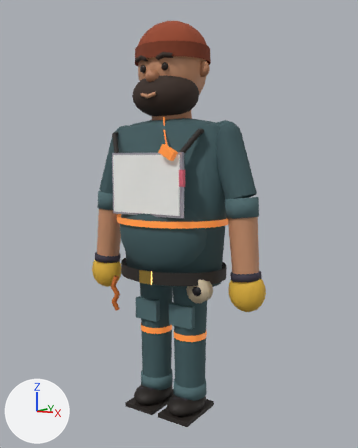
An edit to the Blender file Art/Source/Characters/Marcelo/SK_CHR_Marcelo_Blockout.blend, drawn before and after from the same camera.
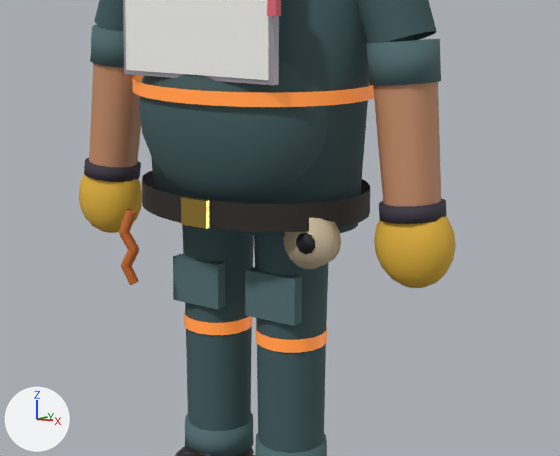
Each version is shown whole from a 50 mm camera at (1.421, -2.118, 1.304) aimed at (0.029, 0.014, 0.98), then close up on the part from 16% to 88% of the width and 40% to 87% of the height. The lights are fixed; the arrows at lower left show +X, +Y and +Z. The older version's two pictures come first.

Objects in the first close-up: 'SK_CHR_Marcelo', 'SK_CHR_Marcelo_Luvas', 'SM_PRP_Quadro'.
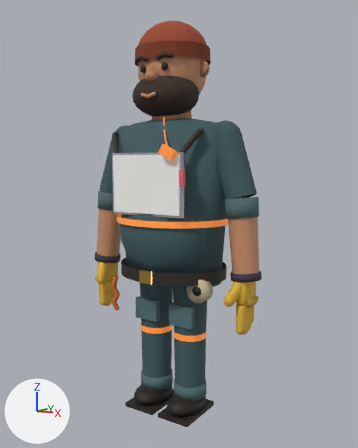
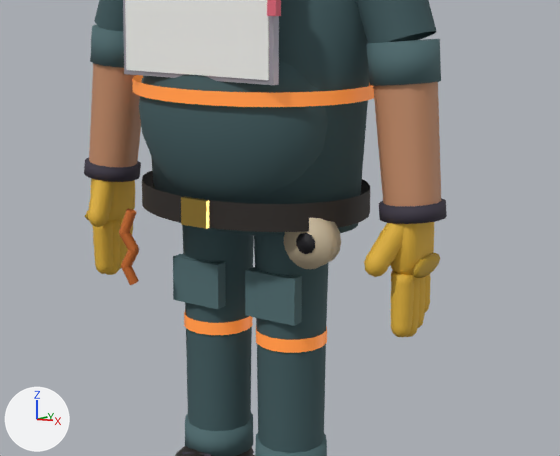
The edits, one by one:
Material 'MAT_CHR_Marcelo_Reforco' (mat_mat_chr_marcelo_reforco) is new.
Its base color is (0.527, 0.323, 0.0232) (yellow #c09a2a).
Its roughness is 0.7.
me_sk_chr_marcelo_luvas is used by ob_sk_chr_marcelo_luvas; location (0.0, 0.0, 0.0).
me_sk_chr_marcelo_luvas had 348 vertices, 352 faces and spanned x -0.528..0.528, y -0.096..0.052, z 0.593..0.79.
me_sk_chr_marcelo_luvas now has 1284 vertices, 1360 faces and spans x -0.504..0.504, y -0.147..0.054, z 0.482..0.79.
me_sk_chr_marcelo_luvas part 1: a new loose piece, a UV sphere (12 segments, 4 rings, poles along x) spanning x 0.458..0.474, y -0.091..0.049, z 0.622..0.669, in mat_mat_chr_marcelo_reforco (yellow #c09a2a).
me_sk_chr_marcelo_luvas part 2: the loose piece of 146 vertices spanning x 0.345..0.528, y -0.096..0.05, z 0.593..0.79 is rebuilt with 86 vertices and now spans x 0.394..0.464, y -0.088..0.047, z 0.624..0.79.
me_sk_chr_marcelo_luvas part 3: the loose piece of 146 vertices spanning x -0.528..-0.345, y -0.096..0.05, z 0.593..0.79 is rebuilt with 86 vertices and now spans x -0.464..-0.394, y -0.088..0.047, z 0.624..0.79.
me_sk_chr_marcelo_luvas part 4: 490 vertices added at x 0.368..0.456, y -0.147..0.054, z 0.482..0.762.
me_sk_chr_marcelo_luvas part 5: 490 vertices added at x -0.456..-0.368, y -0.147..0.05, z 0.482..0.762.
Other edits to the shape of me_sk_chr_marcelo_luvas do not show in these pictures.
me_sk_chr_marcelo_luvas gains material mat_mat_chr_marcelo_reforco (yellow #c09a2a).

Boxes (x1, y1, x2, y2) around the edits, measured in the close-ups (560 x 456 px):
'SK_CHR_Marcelo_Luvas', reshaped (37% taller): before (79, 158, 456, 288); after (84, 158, 447, 337)
part 1 of me_sk_chr_marcelo_luvas, added (yellow): after (413, 253, 440, 278)
part 2 of me_sk_chr_marcelo_luvas, rebuilt: before (374, 216, 456, 288); after (391, 222, 434, 275)
part 3 of me_sk_chr_marcelo_luvas, rebuilt: before (79, 174, 142, 233); after (91, 178, 135, 222)
part 4 of me_sk_chr_marcelo_luvas, added (yellow): after (364, 223, 431, 337)
part 5 of me_sk_chr_marcelo_luvas, added (yellow): after (88, 179, 133, 275)
